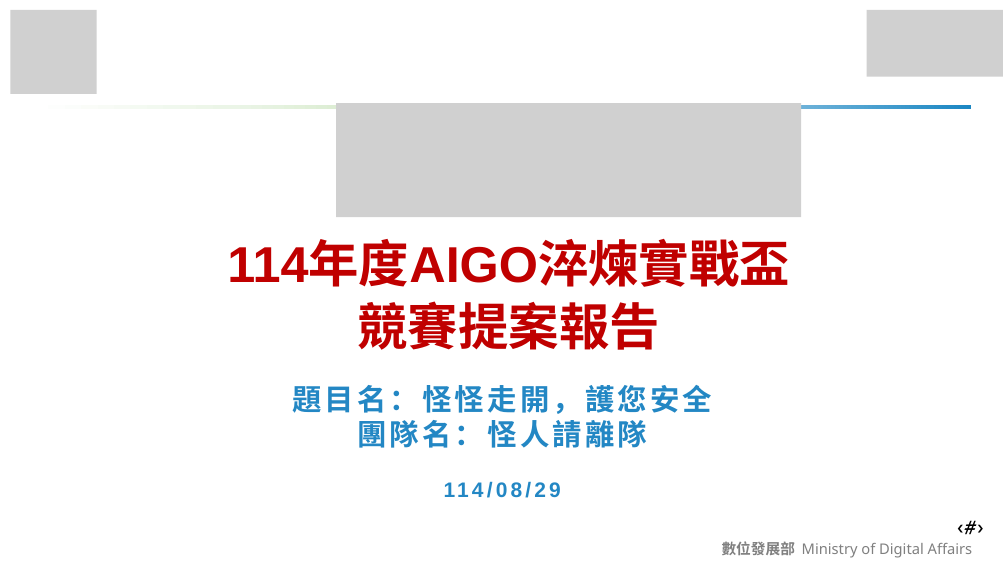
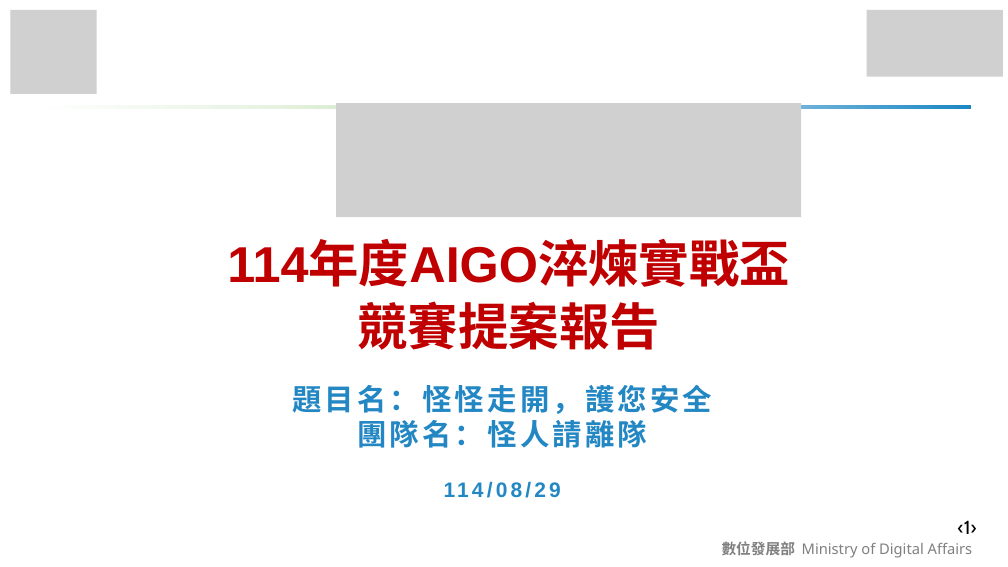
Before and after one commit to Sum5678/114502_project, a slide deck: slide 1 of 文件/競賽的相關東西/AIGO/怪人請離隊_構想簡報.pptx. Drawn at 1008x567 pixels with LibreOffice and Linux fonts; fonts in the diff are those of the drawing; grey boxes stand for pictures. Boxes give left, top, right and bottom in pixels: in the first picture for what was removed or moved away, otherwise in the second. Text is boxed around its words. In the diff, an @@ line names an element or a change of style, - is before the commit and + after.

```diff
--- a/文件/競賽的相關東西/AIGO/怪人請離隊_構想簡報.pptx
+++ b/文件/競賽的相關東西/AIGO/怪人請離隊_構想簡報.pptx
@@ text at <box>958,520,977,534</box>: text changed @@
-‹#›
+‹1›
```
Also in this commit, not shown: 11 other slides changed.
